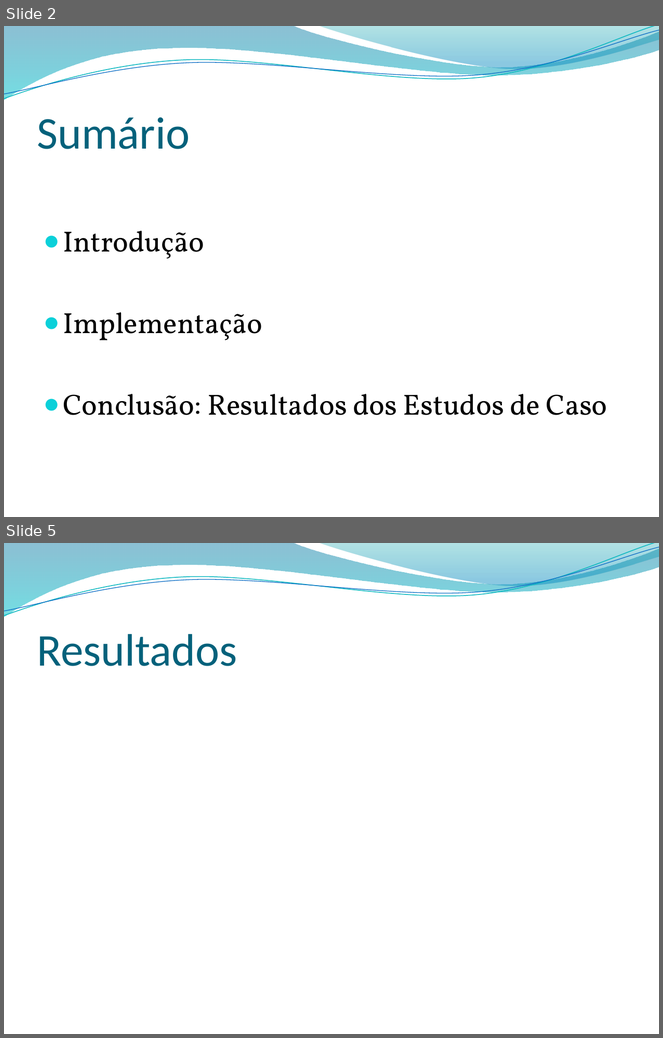
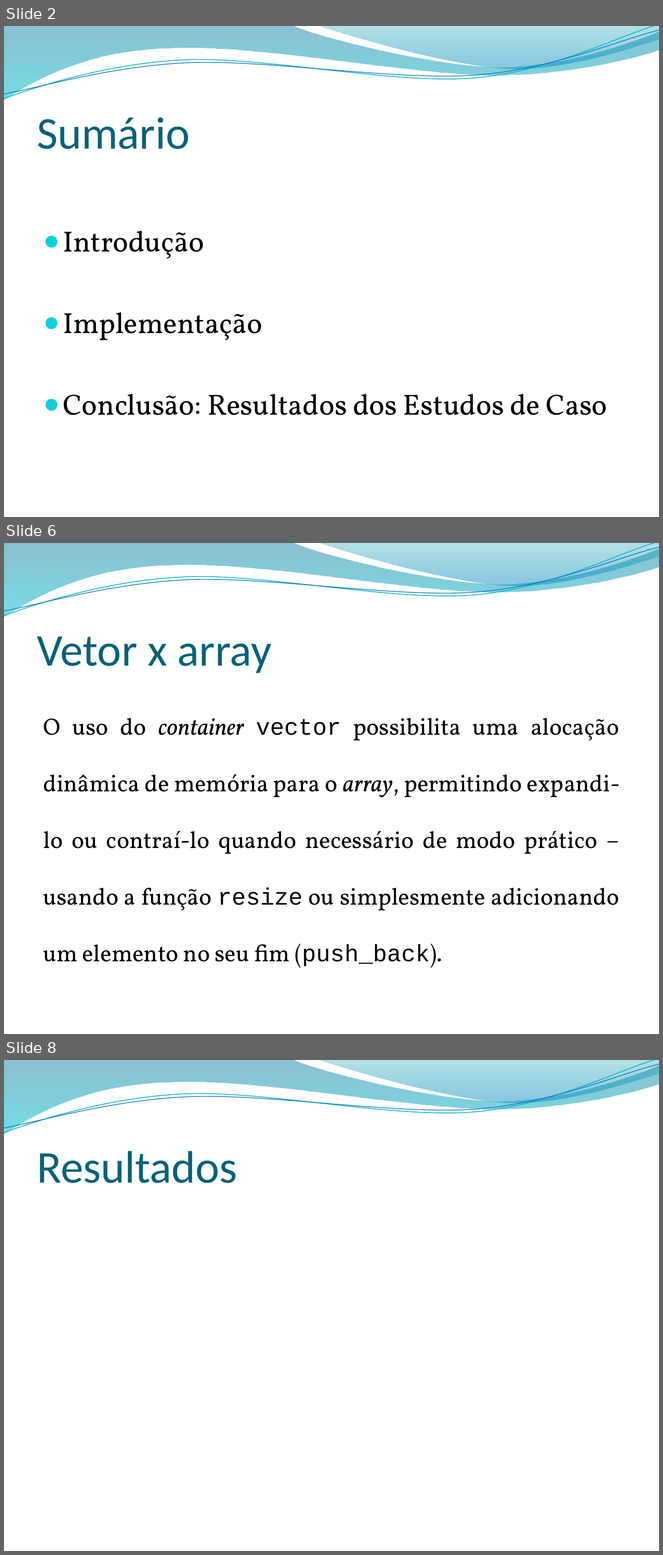
Before and after one commit to jonathanaugusto/grafos2011, a slide deck: apresentacao.pptx. Shown one above the other, each under a label of ours: slides 2 and 5 before the commit, slides 2, 6 and 8 after it; the slides between them are not shown. The pictures are 663x1038 and 663x1555 pixels, drawn with LibreOffice and Linux fonts; fonts in the diff are those of the drawing; background and template pictures are left out. Boxes give left, top, right and bottom in pixels: in the first picture for what was removed or moved away, otherwise in the second. Text is boxed around its words. In the diff, an @@ line names an element or a change of style, - is before the commit and + after.

```diff
--- a/apresentacao.pptx
+++ b/apresentacao.pptx
@@ slide 6 added at (4,543,659,1034), background picture (left out); not listed: 4 template elements that a slide beside it also shows @@
@@ title added at (37,637,272,673), 50 pt, text #04617B @@
+Vetor x array
@@ text added at (43,718,621,968), 26 pt, text #000000 @@
+O uso do container vector possibilita uma alocação dinâmica de memória para o array, permitindo expandi-lo ou contraí-lo quando necessário de modo prático – usando a função resize ou simplesmente adicionando um elemento no seu fim (push_back).
@@ what was slide 5 is now slide 8 @@
```
Also in this commit, not shown: 4 other slides added, 2 slides removed.
